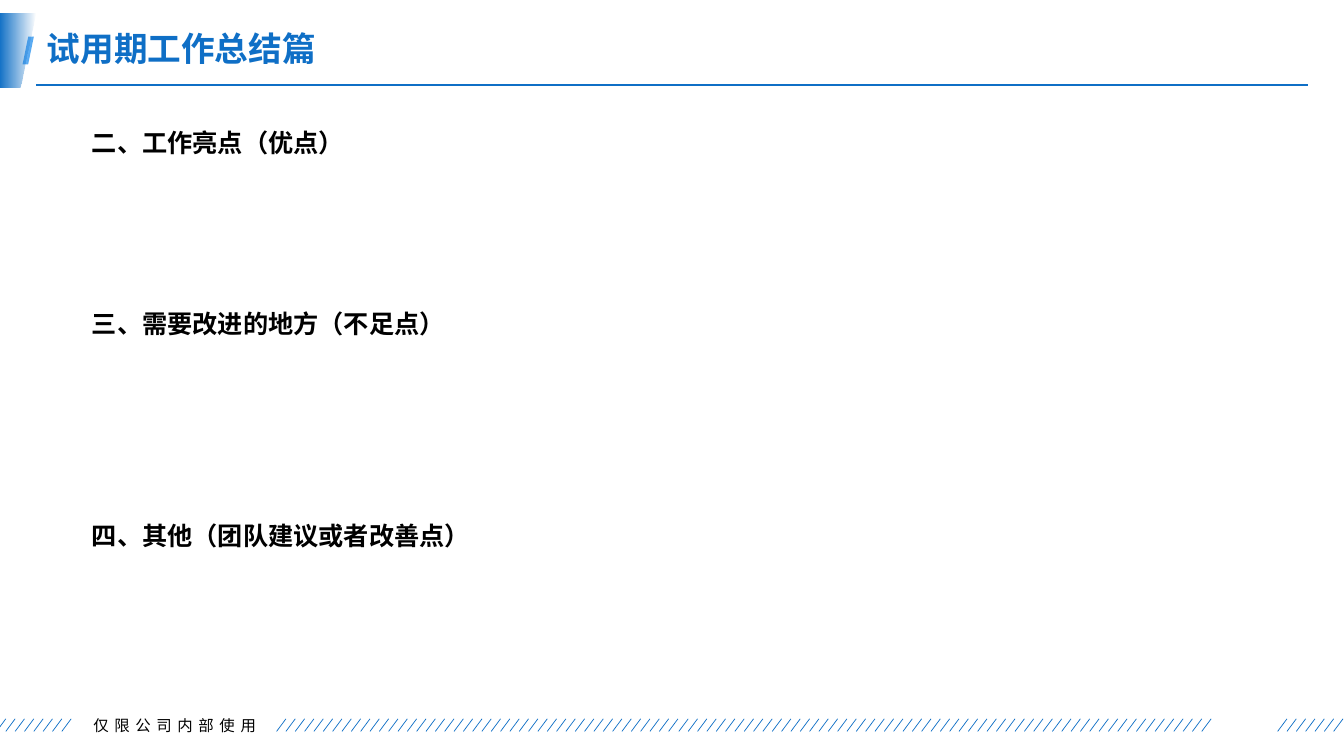
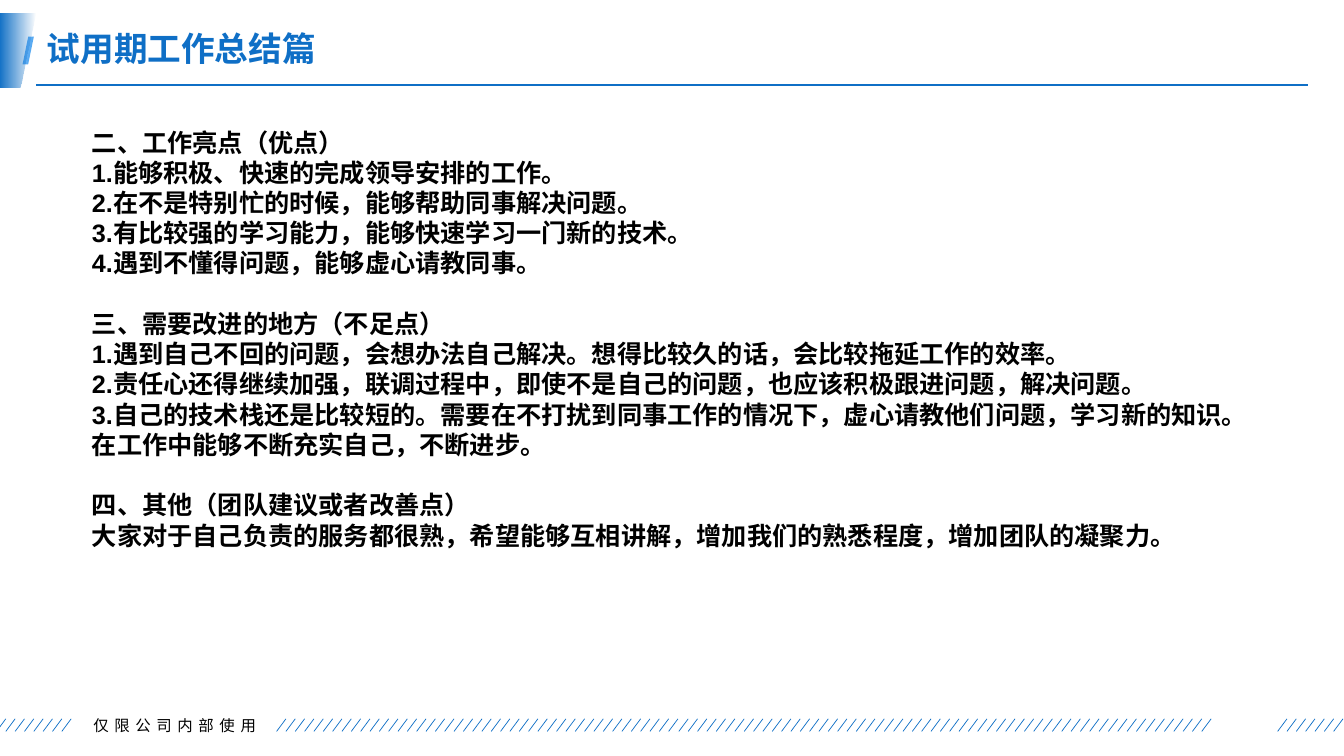
Before and after one commit to itsumi33/zongjie, a slide deck: slide 7 of 123456.pptx. Drawn at 1344x756 pixels with LibreOffice and Linux fonts; fonts in the diff are those of the drawing; background and template pictures are left out. Boxes give left, top, right and bottom in pixels: in the first picture for what was removed or moved away, otherwise in the second. Text is boxed around its words. In the diff, an @@ line names an element or a change of style, - is before the commit and + after.

```diff
--- a/123456.pptx
+++ b/123456.pptx
@@ text at <box>92,161,693,275</box>: paragraphs added @@
+1.能够积极、快速的完成领导安排的工作。
+2.在不是特别忙的时候，能够帮助同事解决问题。
+3.有比较强的学习能力，能够快速学习一门新的技术。
+4.遇到不懂得问题，能够虚心请教同事。
@@ text at <box>92,343,1247,458</box>: paragraphs added @@
+1.遇到自己不回的问题，会想办法自己解决。想得比较久的话，会比较拖延工作的效率。
+2.责任心还得继续加强，联调过程中，即使不是自己的问题，也应该积极跟进问题，解决问题。
+3.自己的技术栈还是比较短的。需要在不打扰到同事工作的情况下，虚心请教他们问题，学习新的知识。
+在工作中能够不断充实自己，不断进步。
@@ text at <box>92,523,1176,549</box>: paragraph added @@
+大家对于自己负责的服务都很熟，希望能够互相讲解，增加我们的熟悉程度，增加团队的凝聚力。
```
Also in this commit, not shown: 6 other slides changed.
